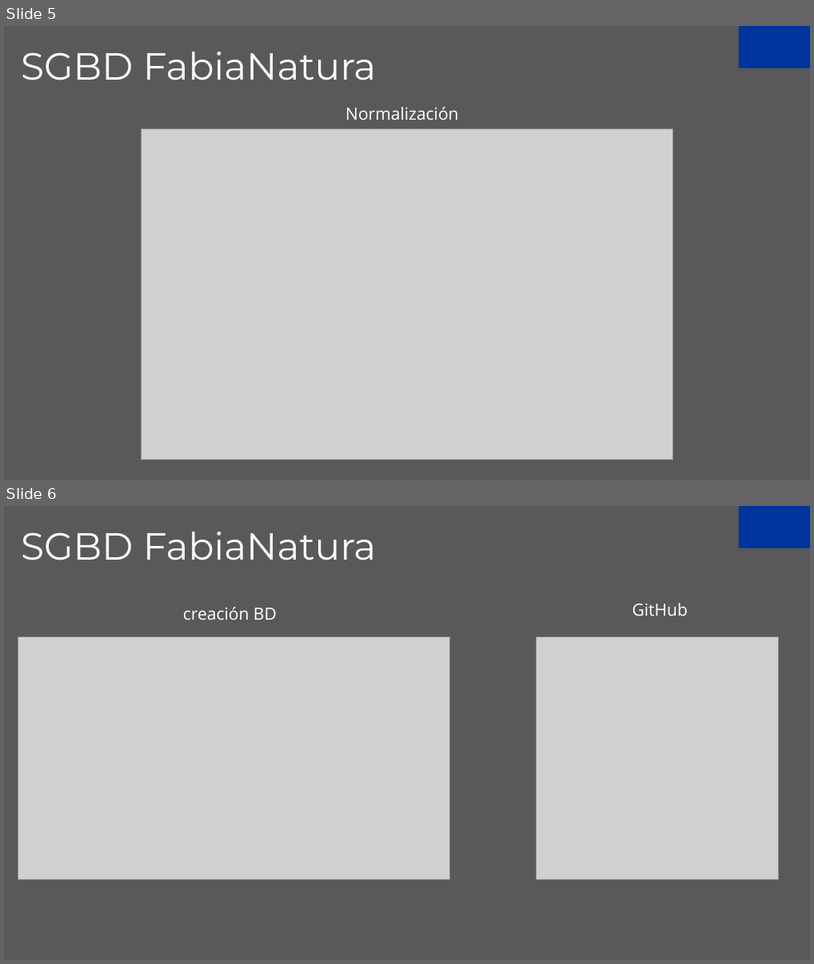
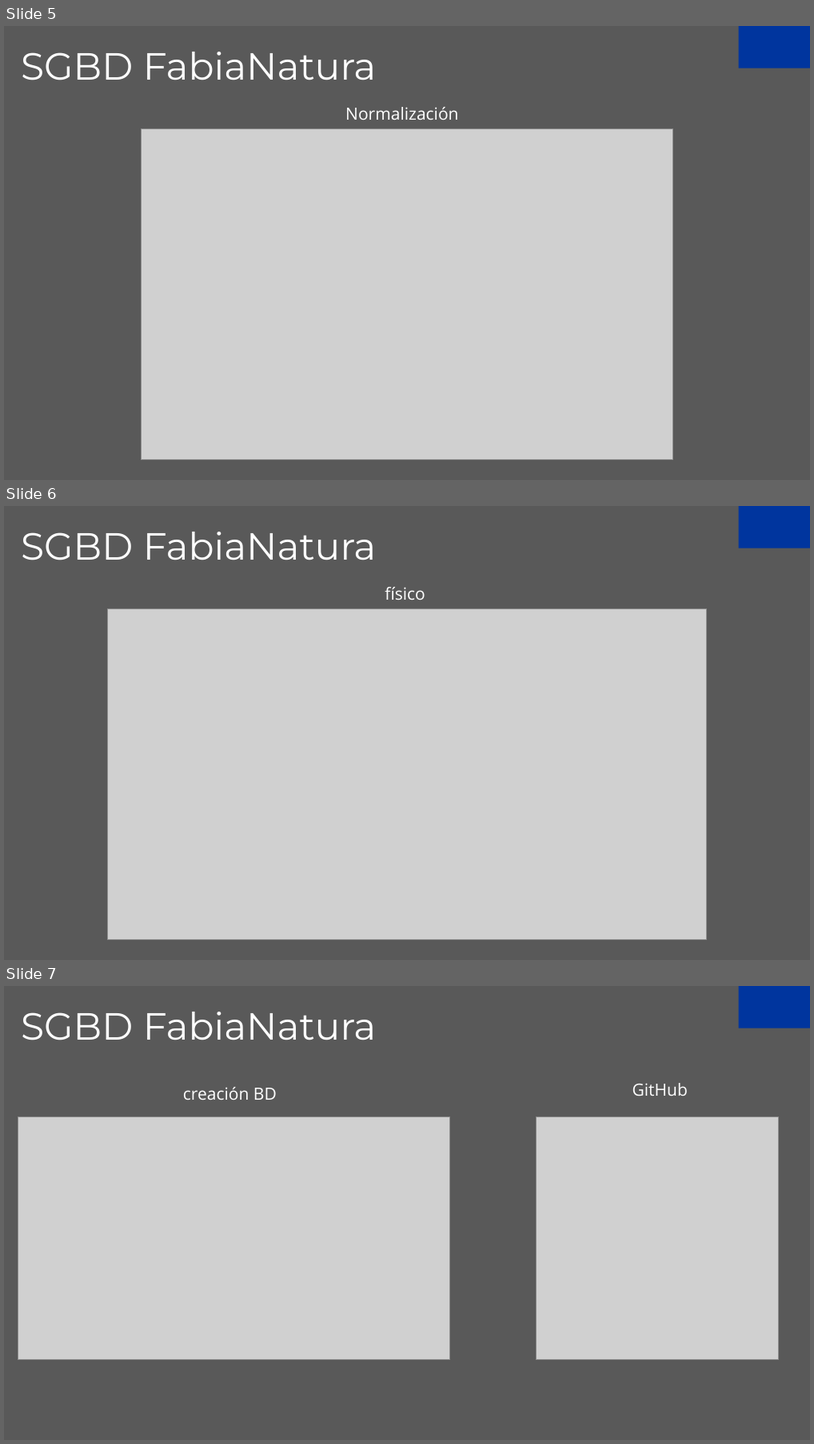
Before and after one commit to RodrigoStranger/Trabajo-Final-BD-I, a slide deck: 6.- Diapositivas de presentación/FabiaNatura.pptx. Shown one above the other, each under a label of ours: slides 5 and 6 before the commit, slides 5, 6 and 7 after it. The pictures are 814x964 and 814x1444 pixels, drawn with LibreOffice and Linux fonts; fonts in the diff are those of the drawing; grey boxes stand for pictures; background and template pictures are left out. Boxes give left, top, right and bottom in pixels: in the first picture for what was removed or moved away, otherwise in the second. Text is boxed around its words. In the diff, an @@ line names an element or a change of style, - is before the commit and + after.

Commit message:
update

```diff
--- a/6.- Diapositivas de presentación/FabiaNatura.pptx
+++ b/6.- Diapositivas de presentación/FabiaNatura.pptx
@@ slide 6 added at [4, 506, 810, 960], background #595959; not listed: 1 template element that a slide beside it also shows @@
@@ title added at [21, 532, 376, 560], 45 pt, text #FFFFFF @@
+SGBD FabiaNatura
@@ subtitle added at [385, 587, 425, 600], 20 pt, text #FFFFFF @@
+físico
@@ picture added at [107, 608, 706, 939] @@
@@ what was slide 6 is now slide 7 @@
```
